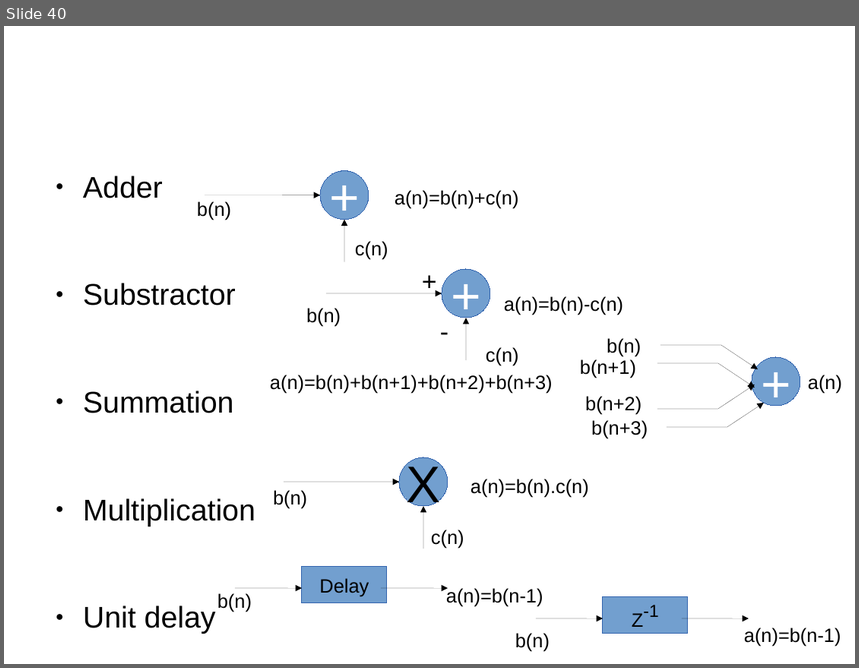
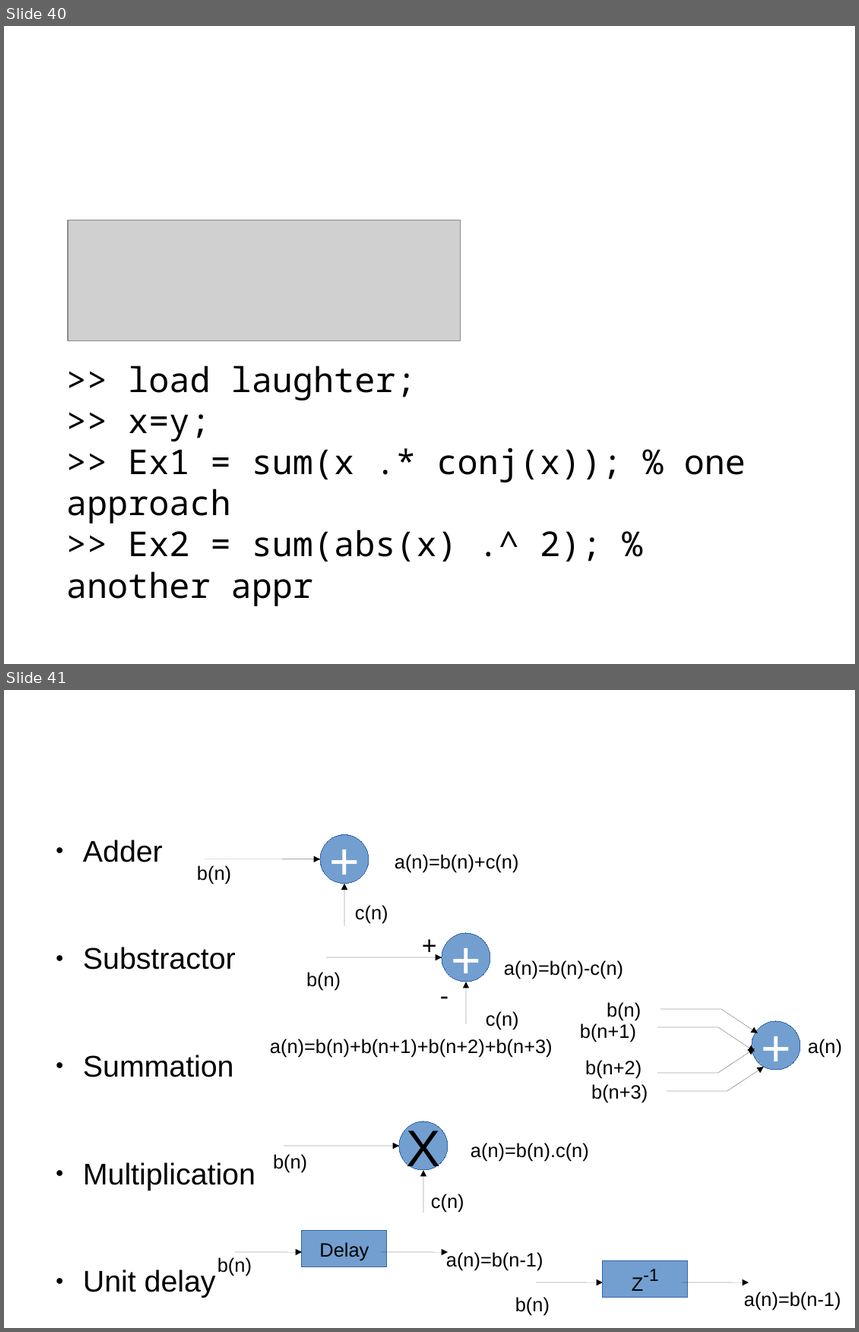
Before and after one commit to bagustris/sinyalsistem, a slide deck: slides/Week1_SinyalSistem.odp. Shown one above the other, each under a label of ours: slide 40 before the commit, slides 40 and 41 after it. The pictures are 859x668 and 859x1332 pixels, drawn with LibreOffice and Linux fonts; fonts in the diff are those of the drawing; grey boxes stand for pictures; background and template pictures are left out. Boxes give left, top, right and bottom in pixels: in the first picture for what was removed or moved away, otherwise in the second. Text is boxed around its words. In the diff, an @@ line names an element or a change of style, - is before the commit and + after.

```diff
--- a/slides/Week1_SinyalSistem.odp
+++ b/slides/Week1_SinyalSistem.odp
@@ slide 40 added at (4,26,855,664), background #FFFFFF @@
@@ title added at (16,51,673,156), 72 pt, text #FFFFFF @@
+Signal Energy
@@ picture added at (68,221,461,341) @@
@@ text added at (66,366,746,607), 32 pt, text #000000 @@
+>> load laughter;
+>> x=y;
+>> Ex1 = sum(x .* conj(x)); % one approach
+>> Ex2 = sum(abs(x) .^ 2); % another appr
@@ what was slide 40 is now slide 41 @@
```
Also in this commit, not shown: 1 slide changed, 5 other files.
